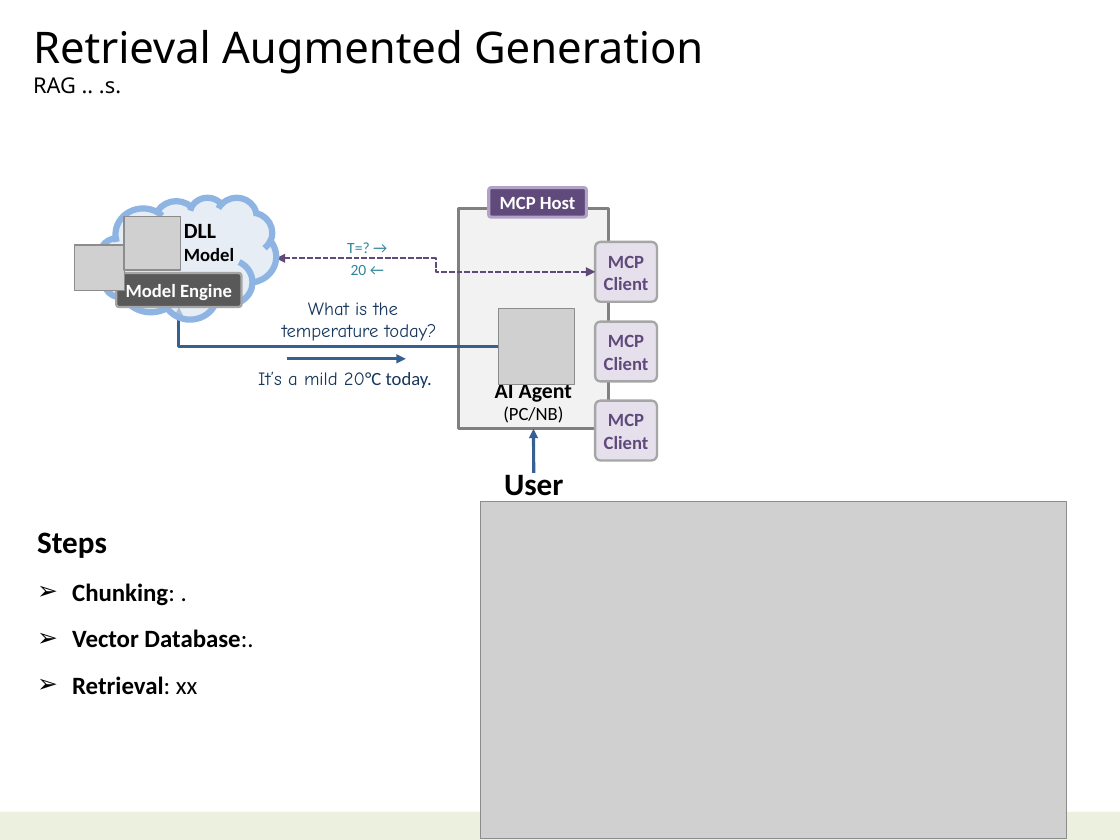
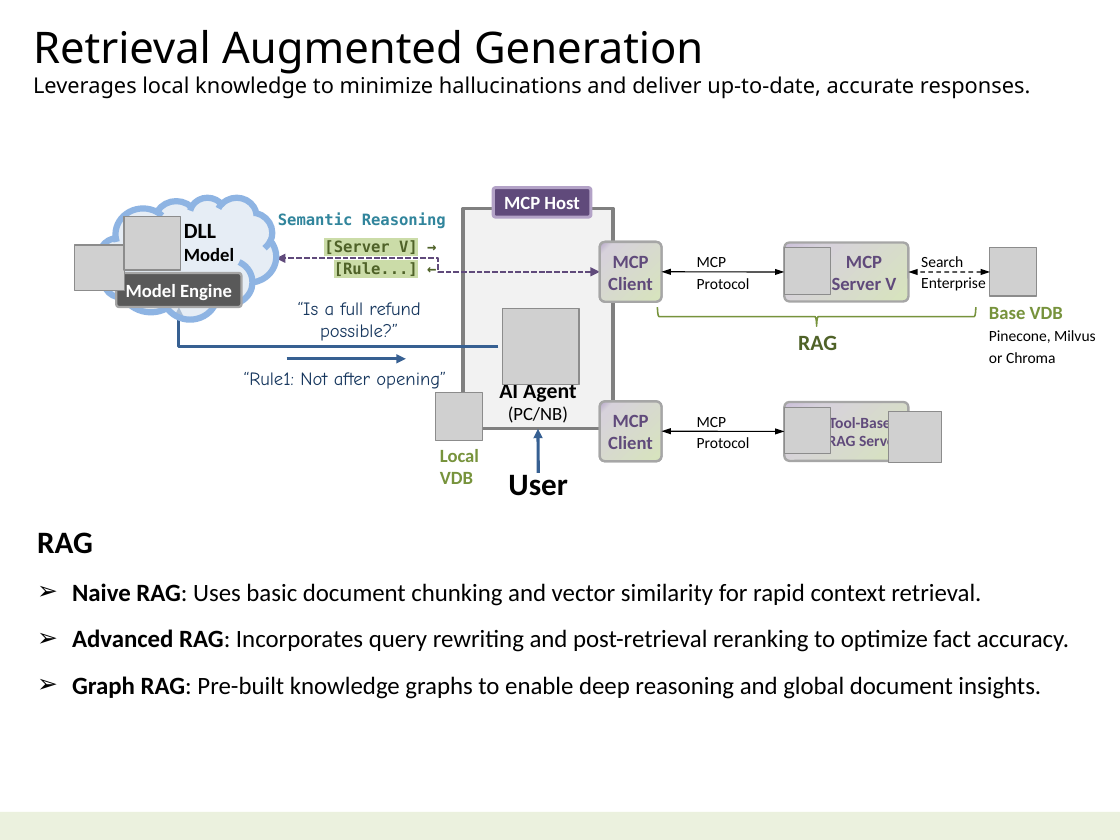
Before and after one commit to navibator/crazy-ai, a slide deck: slide 6 of ai-gemma.pptx (slide 5 before the commit). Drawn at 1120x840 pixels with LibreOffice and Linux fonts; fonts in the diff are those of the drawing; grey boxes stand for pictures. Boxes give left, top, right and bottom in pixels: in the first picture for what was removed or moved away, otherwise in the second. Text is boxed around its words. In the diff, an @@ line names an element or a change of style, - is before the commit and + after.

```diff
--- a/ai-gemma.pptx
+++ b/ai-gemma.pptx
@@ text at [33, 76, 1030, 99]: text changed @@
-RAG .. .s.
+Leverages local knowledge to minimize hallucinations and deliver up-to-date, accurate responses.
@@ text added at [278, 212, 446, 229], 10 pt, text #31859C, bold @@
+Semantic Reasoning
@@ elbow double arrow moved from (595, 272) - (276, 259) to (599, 272) - (276, 259) @@
@@ text added at [324, 240, 418, 276], 10 pt, text #4F6228, bold @@
+[Server V] →
+[Rule...] ←
@@ text removed at [347, 242, 369, 275] @@
-T=? →
-20 ←
@@ rounded rectangle "MCP" at [599, 242, 661, 301]: text colour #604A7B to #77933C; fill #E6E0EC to #EBF1DE @@
@@ rounded rectangle "MCP": place and size @@
-rounded rectangle "MCP" at [595, 321, 656, 381]
+rounded rectangle "MCP" at [599, 242, 661, 301]
@@ rounded rectangle "MCP" at [599, 242, 661, 301]: fill #E6E0EC to gradient #D7E4BD to #D7D2DB to #B3A2C7 @@
@@ text added at [697, 257, 750, 289], 10 pt, text #000000 @@
+MCP
+Protocol
@@ rounded rectangle added at [784, 243, 908, 302], fill gradient #D7E4BD to #D7D2DB to #CCC1DA, outline #A6A6A6 1.5 pt, 12 pt, text #604A7B, bold @@
+MCP
+Server V
@@ picture added at [784, 248, 831, 295] @@
@@ text added at [921, 256, 986, 291], 10 pt, text #000000 @@
+Search
+Enterprise
@@ picture added at [990, 248, 1036, 296] @@
@@ double arrow added from (784, 272) to (662, 272), #000000 0.75 pt @@
@@ double arrow added from (990, 272) to (908, 272), #000000 0.75 pt dashed @@
@@ text at [298, 302, 420, 341]: text changed @@
-What is the
-temperature today?
+“Is a full refund
+possible?”
@@ right brace added at [658, 306, 976, 325], outline #77933C 1 pt @@
@@ text added at [989, 307, 1096, 363], 10 pt, text #000000 @@
+Base VDB
+Pinecone, Milvus
+or Chroma
@@ text added at [798, 335, 837, 350], 14 pt, text #4F6228, bold @@
+RAG
@@ text at [244, 371, 446, 389]: text changed @@
-It’s a mild 20°C today.
+“Rule1: Not after opening”
@@ picture added at [436, 393, 482, 441] @@
@@ rounded rectangle "MCP" at [599, 401, 661, 460]: text colour #604A7B to #77933C; fill #E6E0EC to #EBF1DE @@
@@ rounded rectangle added at [599, 401, 661, 460], fill gradient #D7E4BD to #D7D2DB to #B3A2C7, outline #A6A6A6 1.5 pt, 12 pt, text #604A7B, bold @@
+MCP
+Client
@@ text added at [697, 417, 750, 448], 10 pt, text #000000 @@
+MCP
+Protocol
@@ rounded rectangle added at [784, 402, 908, 461], fill gradient #D7E4BD to #D7D2DB to #CCC1DA, outline #A6A6A6 1.5 pt, 10 pt, text #604A7B, bold @@
+Tool-Based
+RAG Server
@@ picture added at [784, 408, 831, 455] @@
@@ picture added at [888, 411, 941, 463] @@
@@ text added at [440, 449, 479, 484], 12 pt, text #77933C, bold @@
+Local
+VDB
@@ 3 rounded rectangles, 1 rectangle, 1 text, 1 picture, 1 arrow: place and size @@
-3 rounded rectangles, 1 rectangle, 1 text, 1 picture, 1 arrow at [458, 188, 656, 503]
+3 rounded rectangles, 1 rectangle, 1 text, 1 picture, 1 arrow at [463, 188, 661, 496]
@@ double arrow added from (784, 431) to (662, 431), #000000 0.75 pt @@
@@ picture removed at [480, 501, 1066, 838] @@
@@ text at [37, 532, 1069, 699]: text changed; bold off @@
-Steps
-➢ Chunking: .
-➢ Vector Database:.
-➢ Retrieval: xx
+RAG
+➢ Naive RAG: Uses basic document chunking and vector similarity for rapid context retrieval.
+➢ Advanced RAG: Incorporates query rewriting and post-retrieval reranking to optimize fact accuracy.
+➢ Graph RAG: Pre-built knowledge graphs to enable deep reasoning and global document insights.
```
Also in this commit, not shown: 4 other slides changed.
